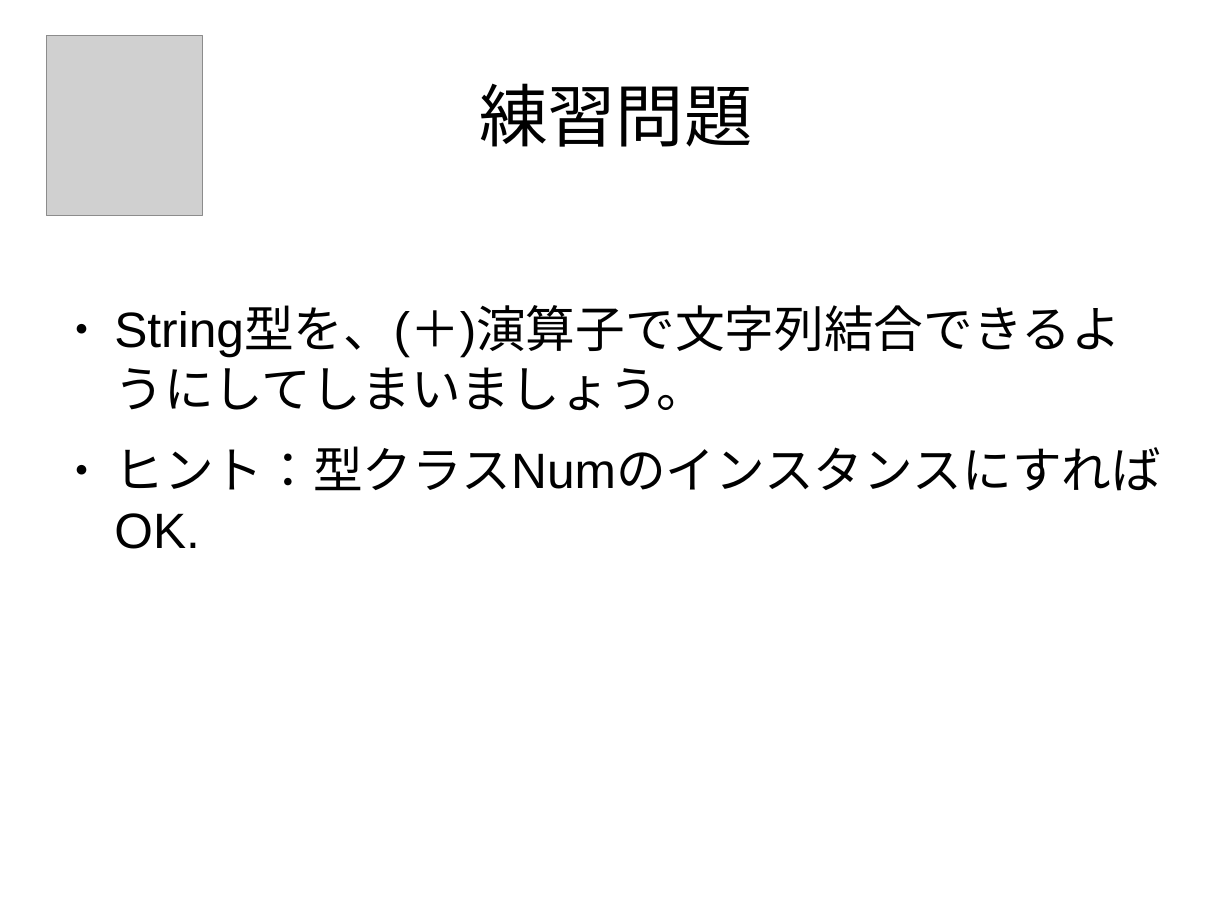
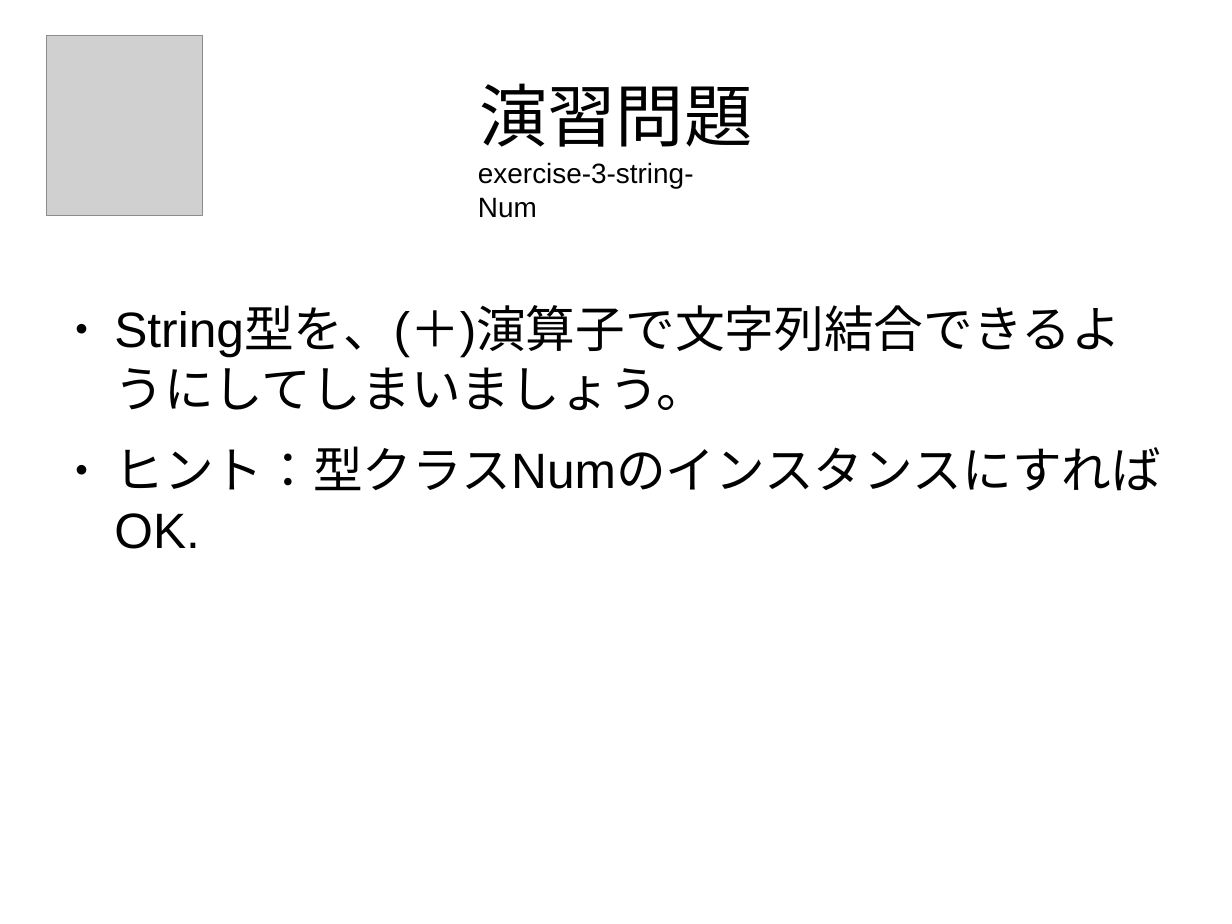
Before and after one commit to nushio3/learn-haskell, a slide deck: slide 51 of Tsukuba-2016.odp. Drawn at 1232x924 pixels with LibreOffice and Linux fonts; fonts in the diff are those of the drawing; grey boxes stand for pictures. Boxes give left, top, right and bottom in pixels: in the first picture for what was removed or moved away, otherwise in the second. Text is boxed around its words. In the diff, an @@ line names an element or a change of style, - is before the commit and + after.

```diff
--- a/Tsukuba-2016.odp
+++ b/Tsukuba-2016.odp
@@ title at <box>479,83,752,147</box>: text changed @@
-練習問題
+演習問題
@@ text added at <box>478,162,694,218</box>, 18 pt, text #000000 @@
+exercise-3-string-Num
```
Also in this commit, not shown: 7 other slides changed, 2 other files.
